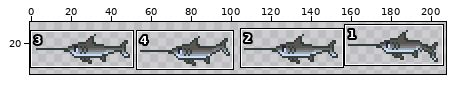
Two versions of one sprite sheet, Assets/Sprites/Monsters/Version2/walk/jy walk.png. The picture above shows the old version from afar; the outline marks the close-up.
Close-up. Before:
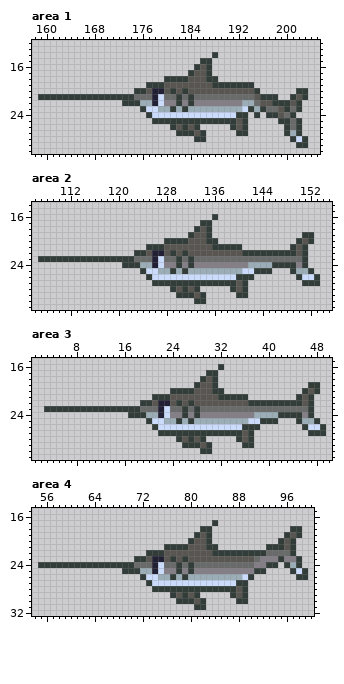
The file is 208x52 pixels. Shown: area 1: x 158..205, y 12..30; area 2: x 106..155, y 14..31; area 3: x 1..50, y 15..31; area 4: x 54..100, y 15..32. The wide view leaves out empty margins.
New version:
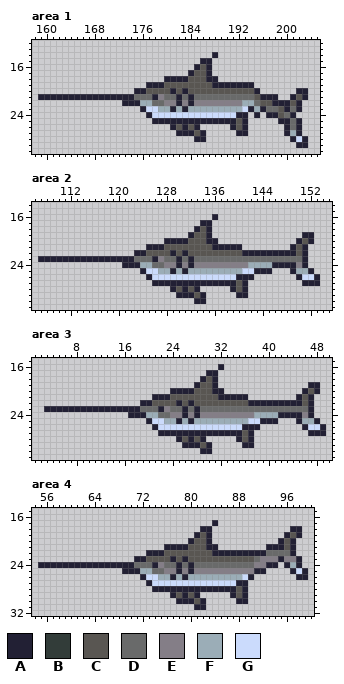
Palette (. is transparent): A #222034  B #323c39  C #595652  D #696a6a  E #847e87  F #9badb7  G #cbdbfc
From old to new:
Changed rows in their new state; - is an unchanged pixel.
Area 1:
first column x 159:
14 -----------------------------A---------------
15 ---------------------------AA----------------
16 --------------------------A-A----------------
17 -------------------------A--A----------------
18 ---------------------AAAA---AA---------------
19 ------------------AAA--------AAAAAAA---------
20 ----------------AA-CC-A-A-----------A------AA
21 AAAAAAAAAAAAAAAA----E--A-A-----------AAA--A-A
22 --------------AAA--DD--A-A-------------AAA-A-
23 -----------------A----A-A----------A-A---A-A-
24 ------------------A--------------AA-A-AA--A--
25 -------------------AAAAAAAAAAAAAA-A-----AA-A-
26 ----------------------A-A-A-----A-A------A-A-
27 -----------------------AAA-A-----AA------A-A-
28 --------------------------AA--------------A-A
29 -------------------------------------------AA
Area 2:
first column x 107:
16 -----------------------------A-----------------
17 ---------------------------AA------------------
18 --------------------------A-A------------------
19 -------------------------A--A---------------AA-
20 ---------------------AAAA---AA-------------A-A-
21 ------------------AAA--------AAAAA--------A-A--
22 ----------------AA-CC-A-A---------AAAAAAAAA-A--
23 AAAAAAAAAAAAAAAA----E--A-A------------------A--
24 --------------AAA--DD--A-A-------------AAAA-A--
25 -----------------A----A-A-----------AAA---A--A-
26 ------------------A--------------AAA-------A--A
27 -------------------AAAAAAAAAAAAAA-A---------AAA
28 ----------------------A-A-A-----A-A------------
29 -----------------------AAA-A-----AA------------
30 --------------------------AA-------------------
Area 3:
first column x 3:
16 -----------------------------A-----------------
17 ---------------------------AA------------------
18 --------------------------A-A------------------
19 -------------------------A--A---------------AA-
20 ---------------------AAAA---AA-------------A-A-
21 ------------------AAA--------AAAAA--------A-A--
22 ----------------AA-CC-A-A---------AAAAAAAAA-A--
23 AAAAAAAAAAAAAAAA----E--A-A------------------A--
24 --------------AAA--DD--A-A-------------AAAA-A--
25 -----------------A----A-A-----------AAA---A--A-
26 ------------------A--------------AAA-------A--A
27 -------------------AAAAAAAAAAAAAA-A---------AAA
28 ----------------------A-A-A-----A-A------------
29 -----------------------AAA-A-----AA------------
30 --------------------------AA-------------------
Area 4:
first column x 55:
17 -----------------------------A---------------
18 ---------------------------AA-------------AA-
19 --------------------------A-A------------A-A-
20 -------------------------A--A-----------A-A--
21 ---------------------AAAA---AA--------AAA-A--
22 ------------------AAA--------AAAAAAAAA----A--
23 ----------------AA-CC-A-A---------------A--A-
24 AAAAAAAAAAAAAAAA----E--A-A------------AA-A-A-
25 --------------AAA--DD--A-A----------AA----A-A
26 -----------------A----A-A----------A-------AA
27 ------------------A--------------AA----------
28 -------------------AAAAAAAAAAAAAA-A----------
29 ----------------------A-A-A-----A-A----------
30 -----------------------AAA-A-----AA----------
31 --------------------------AA-----------------
Where, in picture pixels (left, top, right, bottom), the same in both close-ups:
changed: (38, 52, 308, 148)
changed: (38, 214, 320, 304)
changed: (44, 364, 326, 454)
changed: (38, 520, 308, 610)
